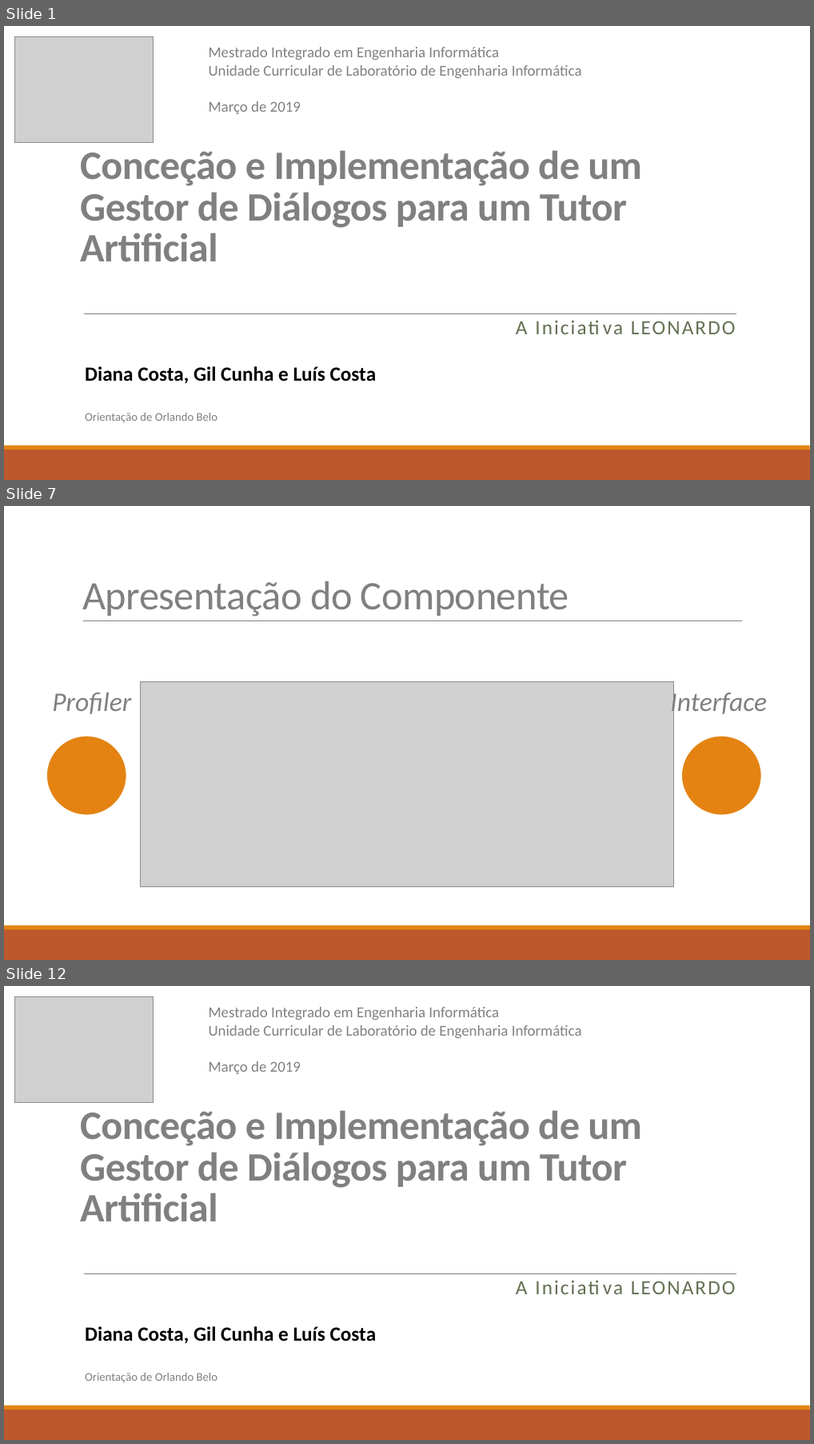
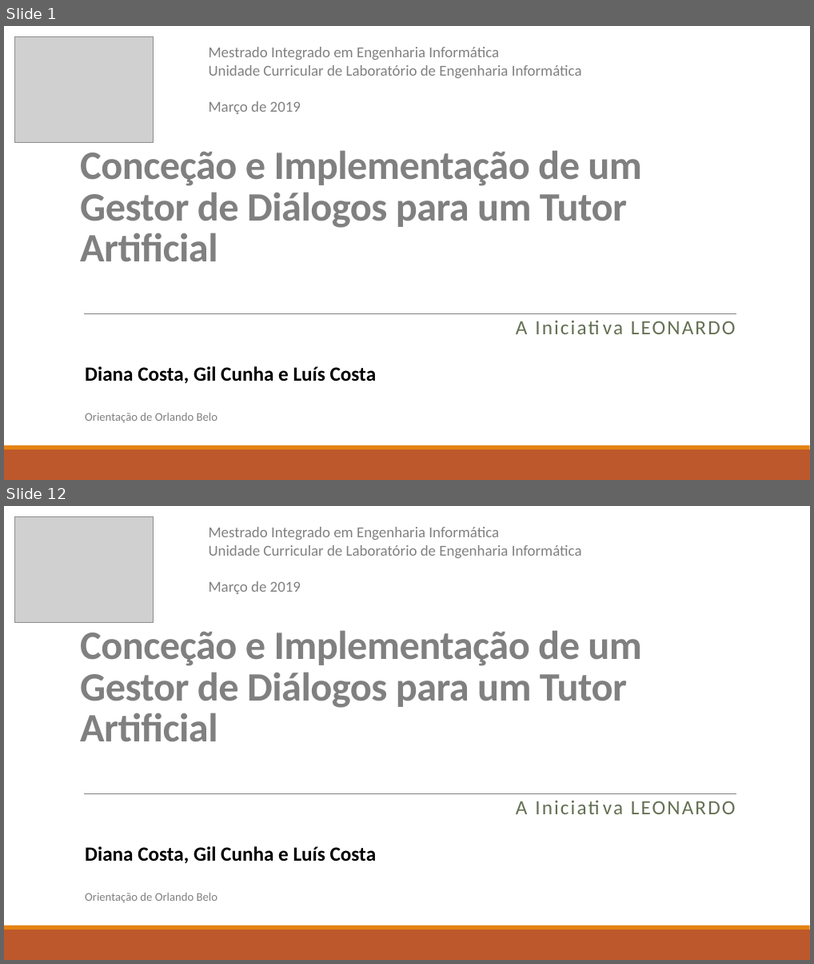
Before and after one commit to diisnc/Dialog_Agent_1819, a slide deck: Report/presentation_2_Diana.pptx. Shown one above the other, each under a label of ours: slides 1, 7 and 12 before the commit, slides 1 and 12 after it; the slides between them are not shown. The pictures are 814x1444 and 814x964 pixels, drawn with LibreOffice and Linux fonts; fonts in the diff are those of the drawing; grey boxes stand for pictures. Boxes give left, top, right and bottom in pixels: in the first picture for what was removed or moved away, otherwise in the second. Text is boxed around its words. In the diff, an @@ line names an element or a change of style, - is before the commit and + after.

```diff
--- a/Report/presentation_2_Diana.pptx
+++ b/Report/presentation_2_Diana.pptx
@@ slide 7 removed at [4,506,810,960], background #FFFFFF; not listed: 2 template elements that a slide beside it also shows @@
@@ title removed at [82,581,570,616] @@
-Apresentação do Componente
@@ line removed from (83, 621) to (742, 621) @@
@@ text removed at [52,692,131,714] @@
-Profiler
@@ picture removed at [140,681,674,887] @@
@@ text removed at [670,688,767,717] @@
-Interface
@@ ellipse removed at [46,736,127,815] @@
@@ ellipse removed at [682,736,762,815] @@
```
Also in this commit, not shown: 2 slides changed, 8 slides added, 7 other slides removed, 2 other files.
